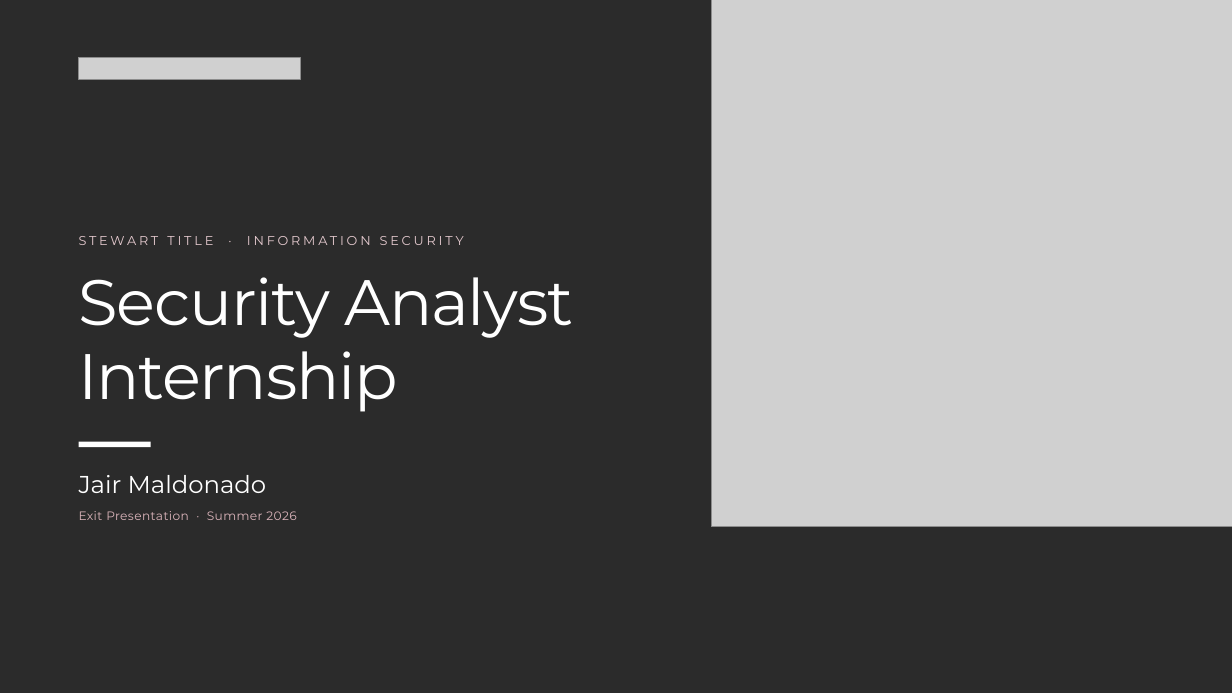
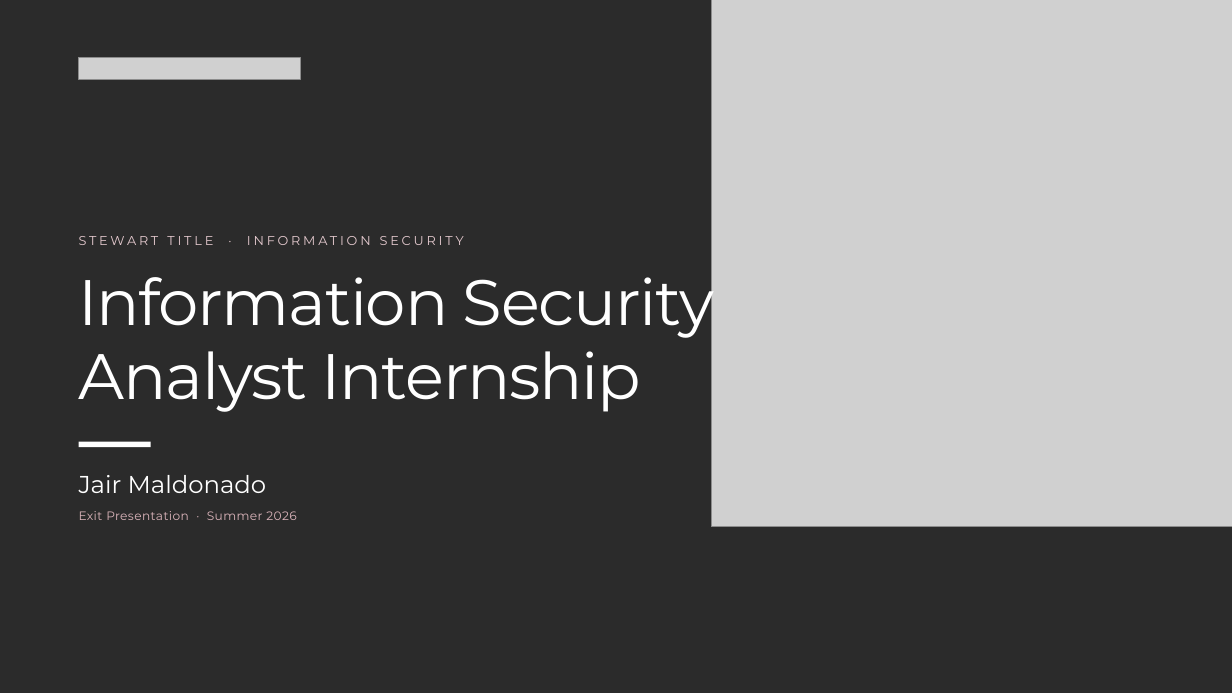
Before and after one commit to Jairmald/ai, a slide deck: slide 1 of out/Internship_Exit_Presentation_Stewart.pptx. Drawn at 1232x693 pixels with LibreOffice and Linux fonts; fonts in the diff are those of the drawing; grey boxes stand for pictures; background and template pictures are left out; a plain dark background stands for a picture behind light text. Boxes give left, top, right and bottom in pixels: in the first picture for what was removed or moved away, otherwise in the second. Text is boxed around its words. In the diff, an @@ line names an element or a change of style, - is before the commit and + after.

```diff
--- a/out/Internship_Exit_Presentation_Stewart.pptx
+++ b/out/Internship_Exit_Presentation_Stewart.pptx
@@ text at <box>79,262,715,412</box>: text changed @@
-Security Analyst
-Internship
+Information Security
+Analyst Internship
```
Also in this commit, not shown: 6 other slides changed, 2 slides added, 1 slide removed, 9 other files.
